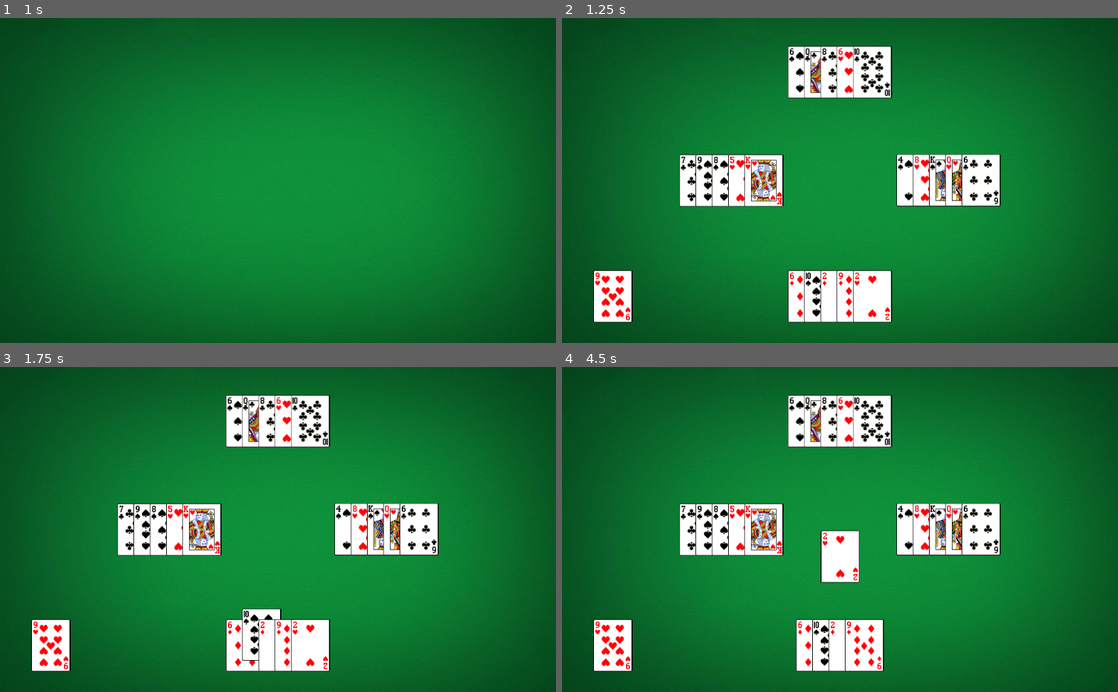
Above: before the commit, frames 1-4 (two rows, left to right).
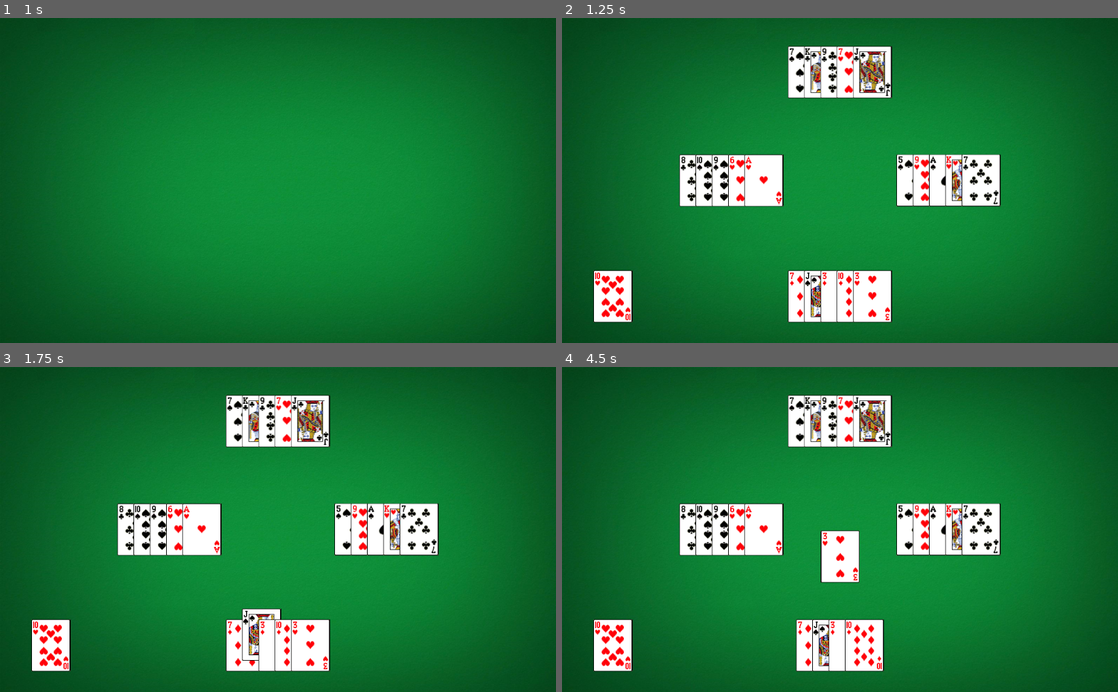
Above: after the commit, the same moments.

Repository: ssalanski/OhHell
Game: Godot game, scene res://Game.tscn
Two runs of this game, one before a commit and one after it. Both use one fixed random seed, a clock stepped at 60 frames per second and the inputs below.
Inputs (mouse positions are in pixels of both pictures, inside the frame that each line leads up to):
- Up to frame 1 (1 s): tap Enter at 0.5 s; move the mouse to (400, 164) at 0.52 s; click (400, 164) at 0.67 s
- Up to frame 2 (1.25 s): no input
- Up to frame 3 (1.75 s): move the mouse to (244, 646) at 1.27 s; click (244, 646) at 1.42 s
- Up to frame 4 (4.5 s): tap Space at 2, 3.5 s; move the mouse to (823, 633) at 2.02 s; click (823, 633) at 2.17 s; tap Enter at 2.75, 4.25 s; move the mouse to (840, 633) at 2.77 s; click (840, 633) at 2.92 s; move the mouse to (856, 633) at 3.52 s; click (856, 633) at 3.67 s; move the mouse to (873, 633) at 4.27 s; click (873, 633) at 4.42 s

Frame 1 is identical in both runs. In frame 2, 2.7% of the frame differs, in the area x 5-79%, y 9-94%; in frame 3, 2.7%; in frame 4, 2.8%.

Commit message:
add functions get_suit and get_denom to Card
re-arrange card images in cardsheet.png, put aces at the end so they naturally get higher index values

Diff:
--- a/Card.gd
+++ b/Card.gd
@@ -25,6 +25,14 @@
 	else:
 		$CardFace.frame = FACEDOWN
 
+# numeric values for comparison purposes
+# club=0,diamond=1,heart=2,spade=3 (since that's the order in cardsheet.png)
+func get_suit():
+	return int(value/13)
+# 2=0,3=1,...Q=10,K=11,A=12
+func get_denom():
+	return value % 13
+
 func _on_CardNode_input_event(_viewport, event, _shape_idx):
 	if event is InputEventMouseButton:
 		if event.pressed:
Binary file changed: assets/art/cardsheet.png
